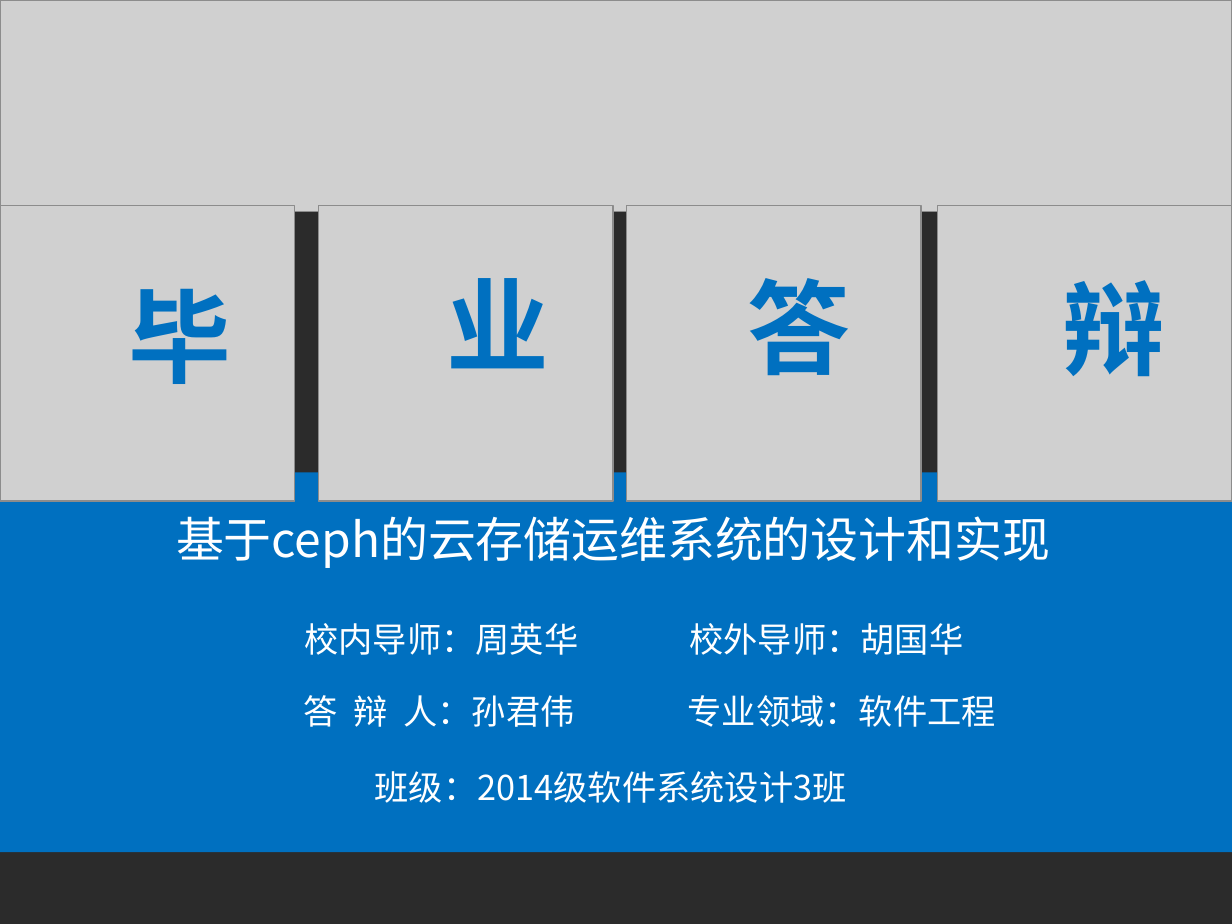
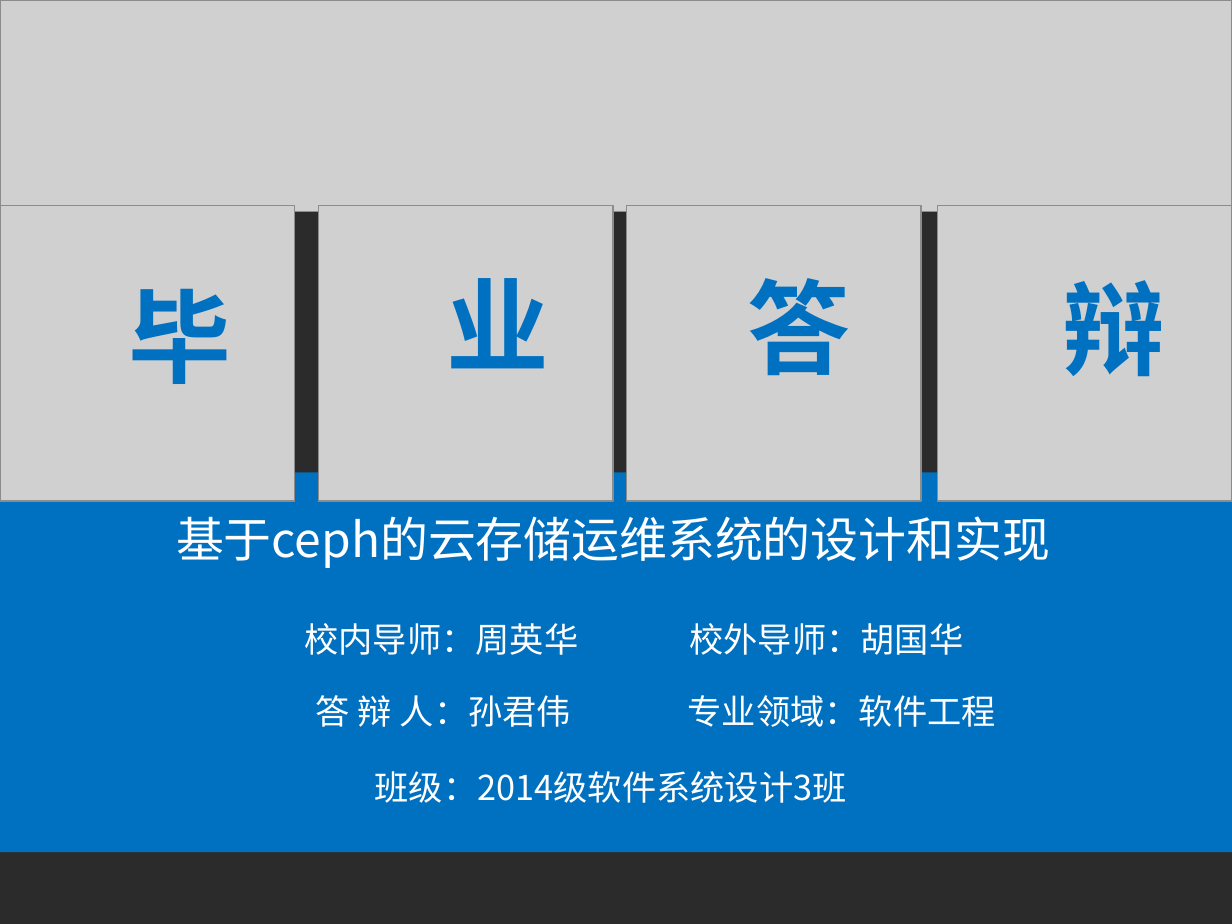
Before and after one commit to liaoliaoanxiao/mediumRepy, a slide deck: slide 1 of 论文/SA14226355孙君伟答辩.ppt. Drawn at 1232x924 pixels with LibreOffice and Linux fonts; fonts in the diff are those of the drawing; grey boxes stand for pictures; background and template pictures are left out; a plain dark background stands for a picture behind light text. Boxes give left, top, right and bottom in pixels: in the first picture for what was removed or moved away, otherwise in the second. Text is boxed around its words. In the diff, an @@ line names an element or a change of style, - is before the commit and + after.

```diff
--- a/论文/SA14226355孙君伟答辩.ppt
+++ b/论文/SA14226355孙君伟答辩.ppt
@@ text "答 辩 人：孙君伟" rewrapped from [304,695,574,727] to [316,695,571,727] @@
```
Also in this commit, not shown: 4 other slides changed, 13 slides added, 17 slides removed, 1 other file.
